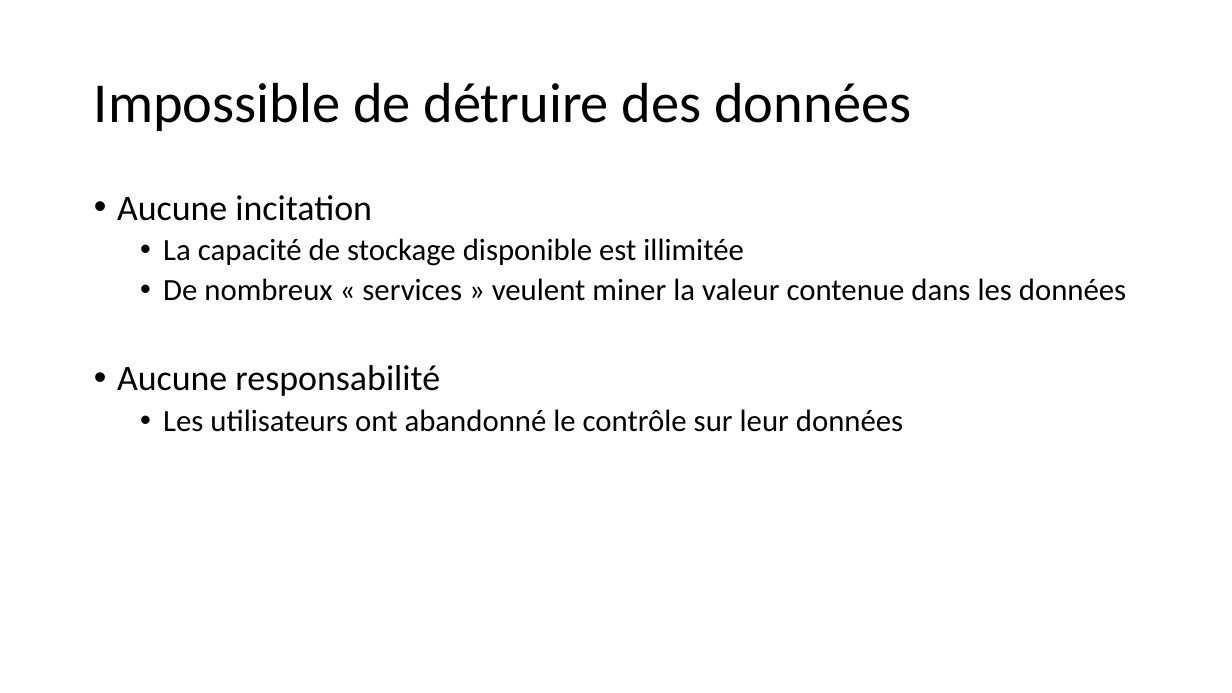
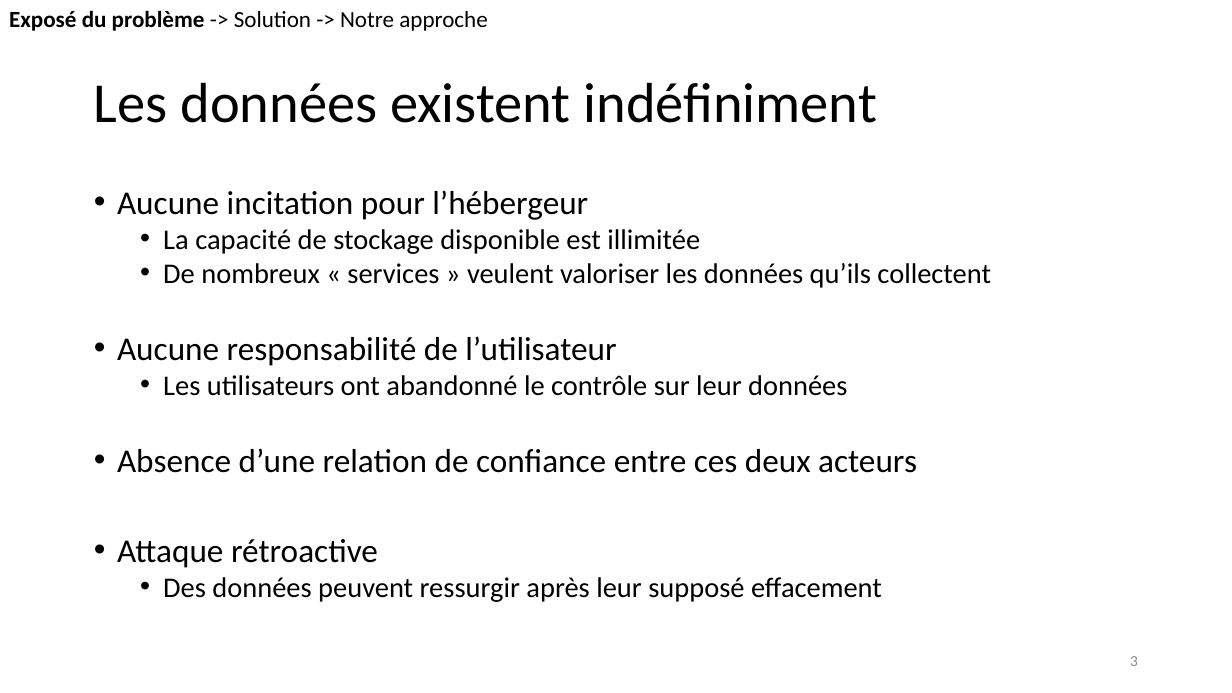
Before and after one commit to ioniATX/DHT_oblivion, a slide deck: slide 3 of présentation.pptx (slide 8 before the commit). Drawn at 1232x693 pixels with LibreOffice and Linux fonts; fonts in the diff are those of the drawing. Boxes give left, top, right and bottom in pixels: in the first picture for what was removed or moved away, otherwise in the second. Text is boxed around its words. In the diff, an @@ line names an element or a change of style, - is before the commit and + after.

```diff
--- a/présentation.pptx
+++ b/présentation.pptx
@@ text added at bbox=[9, 10, 487, 31], 18 pt, text #000000 @@
+Exposé du problème -> Solution -> Notre approche
@@ title at bbox=[94, 82, 876, 123]: text changed @@
-Impossible de détruire des données
+Les données existent indéfiniment
@@ text at bbox=[117, 190, 588, 220]: text changed; size 28 to 25.9 pt @@
-• Aucune incitation
+• Aucune incitation pour l’hébergeur
@@ text at bbox=[163, 229, 847, 396]: size 24 to 22.2 pt in "La capacité de stockage disponible est illimitée", "Les utilisateurs ont abandonné le contrôle sur ..."; line spacing 0.9 to 0.8 @@
@@ text at bbox=[117, 263, 991, 366]: text changed; size 24 to 22.2 pt @@
-  • De nombreux « services » veulent miner la valeur contenue dans les données
-• Aucune responsabilité
+  • De nombreux « services » veulent valoriser les données qu’ils collectent
+• Aucune responsabilité de l’utilisateur
@@ text at bbox=[117, 448, 917, 602]: paragraphs added @@
+• Absence d’une relation de confiance entre ces deux acteurs
+• Attaque rétroactive
+  • Des données peuvent ressurgir après leur supposé effacement
@@ page number added at bbox=[1130, 656, 1138, 666], 12 pt, text #8C8C8C @@
+3
```
Also in this commit, not shown: 9 other slides changed, 8 slides added, 9 slides removed, 1 other file.
